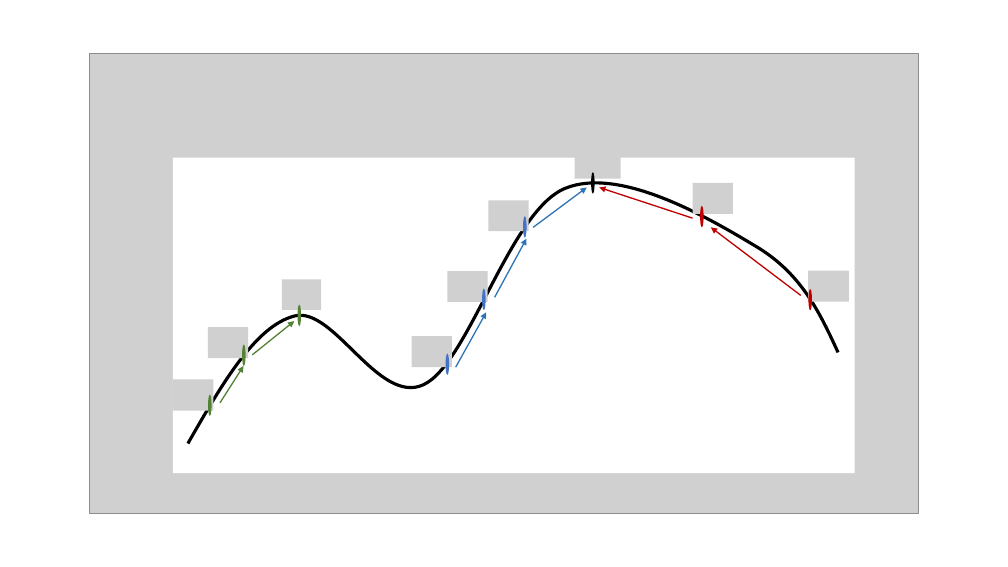
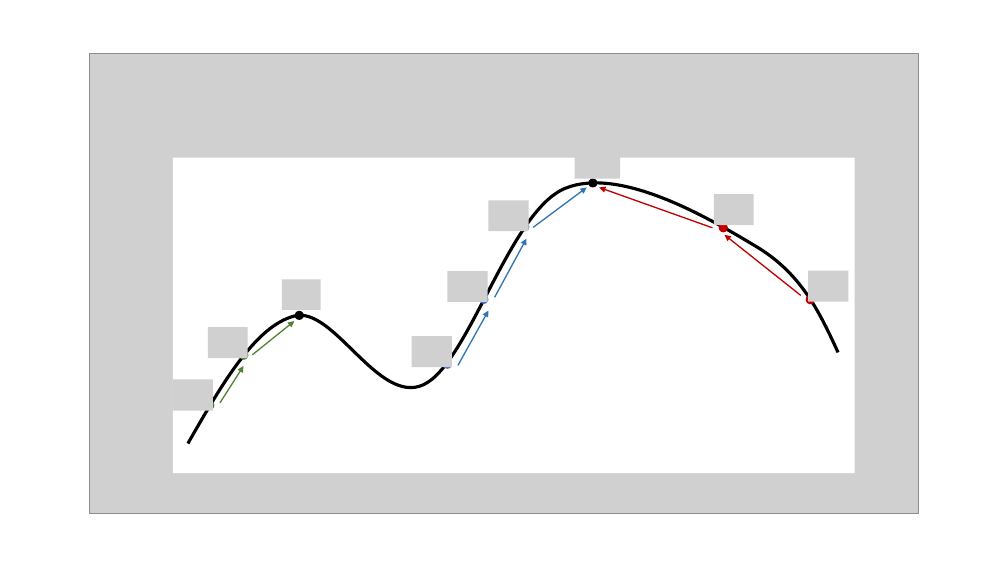
Before and after one commit to fhnishida/fhnishida-fhnishida.github.io, a slide deck: slide 1 of content/project/rec5004/graficos.pptx. Drawn at 1008x567 pixels with LibreOffice and Linux fonts; fonts in the diff are those of the drawing; grey boxes stand for pictures. Boxes give left, top, right and bottom in pixels: in the first picture for what was removed or moved away, otherwise in the second. Text is boxed around its words. In the diff, an @@ line names an element or a change of style, - is before the commit and + after.

```diff
--- a/content/project/rec5004/graficos.pptx
+++ b/content/project/rec5004/graficos.pptx
@@ ellipse: place and size @@
-ellipse at bbox=[591, 172, 595, 194]
+ellipse at bbox=[588, 178, 597, 188]
@@ arrow moved from (693, 219) - (600, 188) to (712, 228) - (600, 188) @@
@@ picture removed at bbox=[693, 183, 733, 214] @@
@@ picture added at bbox=[714, 194, 754, 225] @@
@@ ellipse: place and size @@
-ellipse at bbox=[523, 216, 527, 238]
+ellipse at bbox=[520, 222, 529, 231]
@@ ellipse: place and size @@
-ellipse at bbox=[700, 206, 704, 228]
+ellipse at bbox=[719, 223, 728, 232]
@@ arrow moved from (801, 296) - (711, 228) to (801, 296) - (724, 235) @@
@@ ellipse: place and size @@
-ellipse at bbox=[482, 289, 486, 311]
+ellipse at bbox=[479, 295, 488, 304]
@@ ellipse: place and size @@
-ellipse at bbox=[808, 289, 812, 311]
+ellipse at bbox=[806, 295, 815, 304]
@@ ellipse: place and size @@
-ellipse at bbox=[298, 305, 302, 327]
+ellipse at bbox=[295, 311, 304, 320]
@@ ellipse at bbox=[295, 311, 304, 320]: fill #548235 to #000000 @@
@@ ellipse: place and size @@
-ellipse at bbox=[242, 345, 246, 367]
+ellipse at bbox=[240, 351, 249, 360]
@@ ellipse: place and size @@
-ellipse at bbox=[445, 354, 449, 376]
+ellipse at bbox=[443, 360, 452, 369]
@@ ellipse: place and size @@
-ellipse at bbox=[208, 395, 212, 417]
+ellipse at bbox=[206, 401, 215, 410]
```
Also in this commit, not shown: 1 other slide changed, 2 slides added, 1 slide removed, 13 other files.
